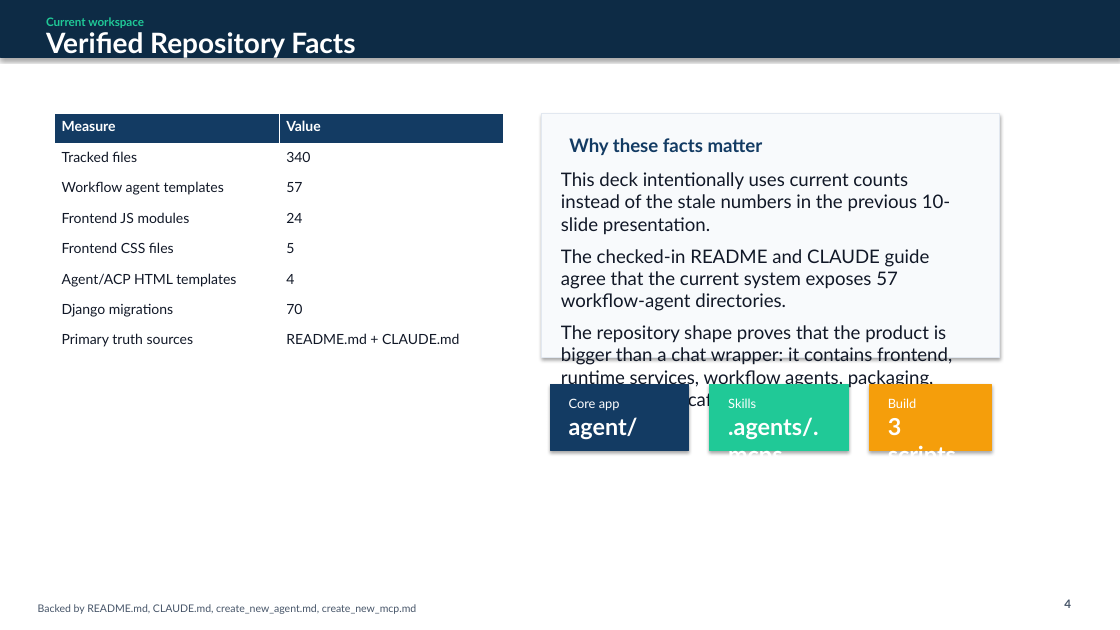
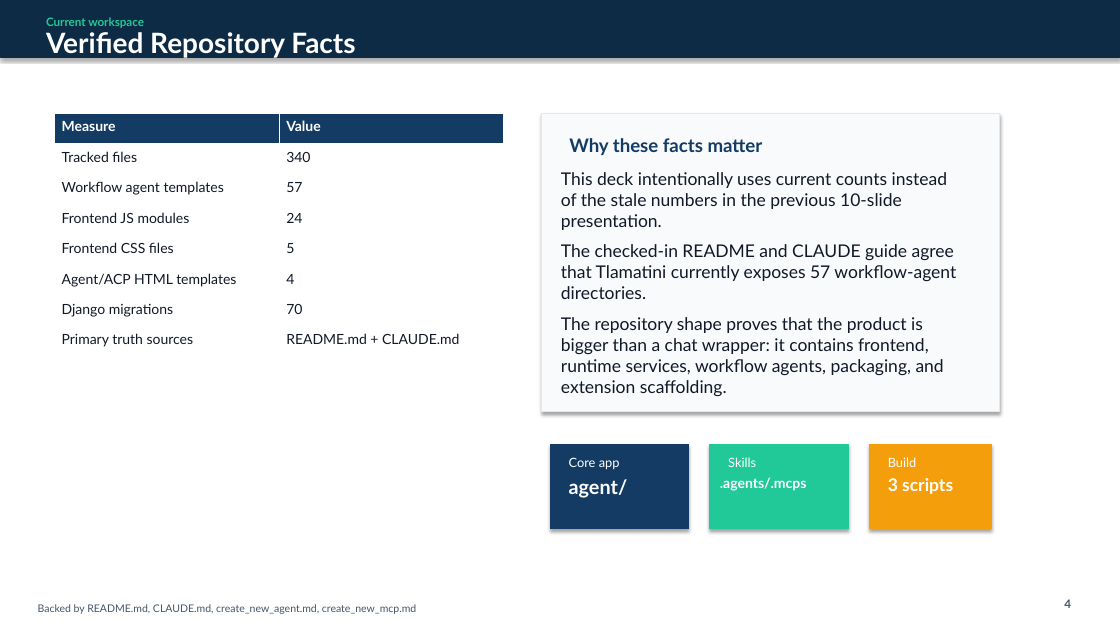
Before and after one commit to XAIHT/Tlamatini, a slide deck: slide 4 of Tlamatini_eXtended_Artificial_Intelligence_Humanly_Tempered.pptx. Drawn at 1120x630 pixels with LibreOffice and Linux fonts; fonts in the diff are those of the drawing. Boxes give left, top, right and bottom in pixels: in the first picture for what was removed or moved away, otherwise in the second. Text is boxed around its words. In the diff, an @@ line names an element or a change of style, - is before the commit and + after.

Commit message:
HUGE Renaming LLM_Bot to Tlamatini, by angelahack1

```diff
--- a/Tlamatini_eXtended_Artificial_Intelligence_Humanly_Tempered.pptx
+++ b/Tlamatini_eXtended_Artificial_Intelligence_Humanly_Tempered.pptx
@@ rectangle: place and size @@
-rectangle at bbox=[542, 113, 1000, 357]
+rectangle at bbox=[542, 113, 1000, 412]
@@ text at bbox=[561, 172, 947, 396]: size 16 to 15 pt in "This deck intentionally uses current counts instead ...", "The repository shape proves that the product ..." @@
@@ text at bbox=[561, 244, 956, 299]: text changed; size 16 to 15 pt @@
-The checked-in README and CLAUDE guide agree that the current system exposes 57 workflow-agent directories.
+The checked-in README and CLAUDE guide agree that Tlamatini currently exposes 57 workflow-agent directories.
@@ rectangle: place and size @@
-rectangle at bbox=[550, 385, 689, 450]
+rectangle at bbox=[550, 444, 689, 529]
@@ rectangle: place and size @@
-rectangle at bbox=[710, 385, 849, 450]
+rectangle at bbox=[710, 444, 849, 529]
@@ rectangle: place and size @@
-rectangle at bbox=[870, 385, 991, 450]
+rectangle at bbox=[870, 444, 991, 529]
@@ text "agent/": place and size @@
-text "agent/" at bbox=[569, 417, 638, 440]
+text "agent/" at bbox=[569, 479, 628, 498]
@@ text "agent/" at bbox=[569, 479, 628, 498]: size 20 to 17 pt @@
@@ text ".agents/.mcps": place and size @@
-text ".agents/.mcps" at bbox=[728, 417, 818, 454]
+text ".agents/.mcps" at bbox=[720, 477, 807, 491]
@@ text ".agents/.mcps" at bbox=[720, 477, 807, 491]: size 20 to 12 pt @@
@@ 3 texts: place and size @@
-3 texts at bbox=[569, 398, 917, 411]
+3 texts at bbox=[569, 457, 917, 469]
@@ text "3 scripts": place and size @@
-text "3 scripts" at bbox=[888, 418, 956, 454]
+text "3 scripts" at bbox=[888, 478, 953, 494]
@@ text "3 scripts" at bbox=[888, 478, 953, 494]: size 20 to 15 pt @@
```
Also in this commit, not shown: 3 other slides changed, 33 other files.
